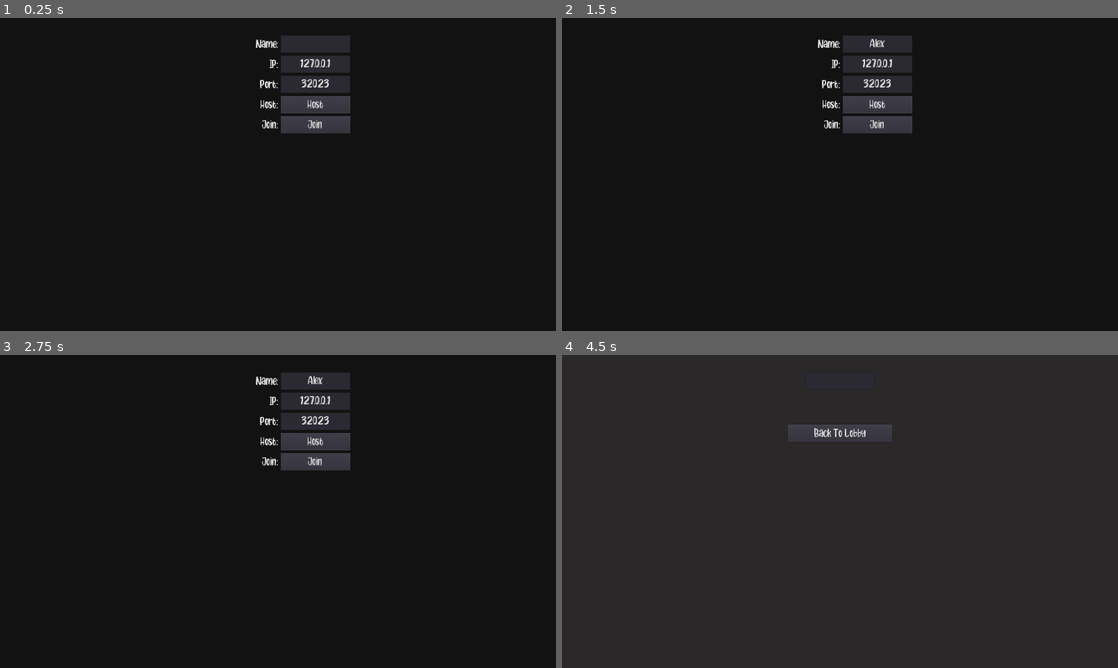
Above: before the commit, frames 1-4 (two rows, left to right).
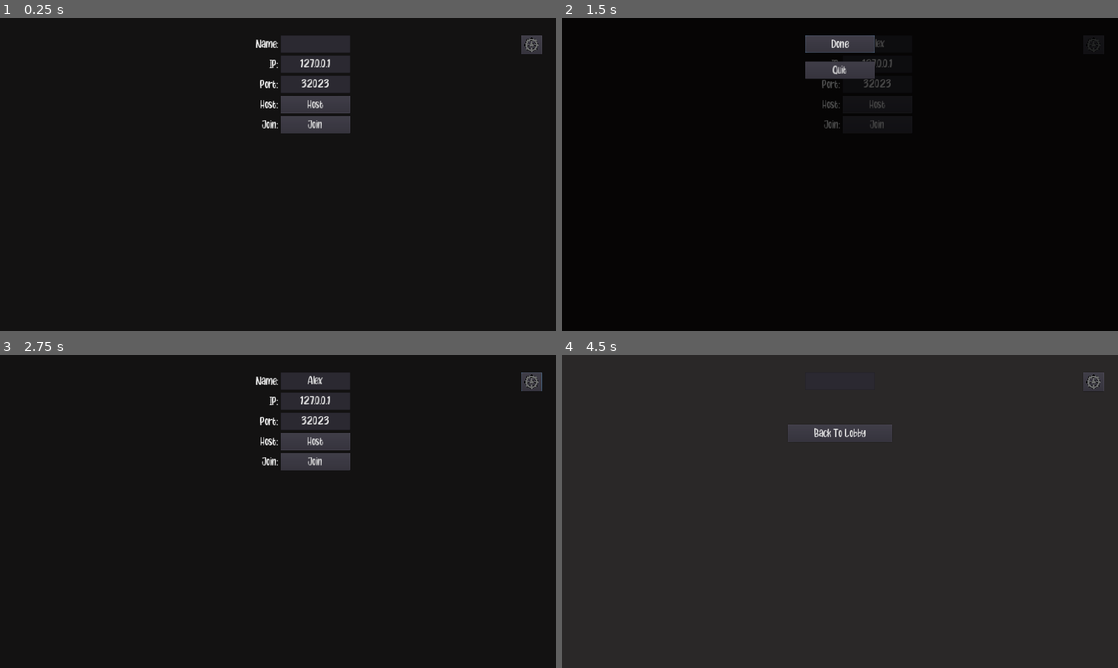
Above: after the commit, the same moments.

Repository: Scienceboy999/Battleship
Game: Godot game, scene res://Lobby/Lobby.tscn
Same seed, same stepped clock (60 frames per second), same inputs: the game is played once before the commit and once after it.
Inputs (mouse positions are in pixels of both pictures, inside the frame that each line leads up to):
- Up to frame 1 (0.25 s): no input
- Up to frame 2 (1.5 s): click (878, 43) at 0.52 s; type "Alex" at 0.6 s; click (1095, 46) at 1.27 s
- Up to frame 3 (2.75 s): click (278, 380) at 2 s, where only the run after the commit has a clickable "Done"
- Up to frame 4 (4.5 s): click "Host" at 2.75 s; click "Back To Lobby" at 3.5 s; click "Join" at 4.25 s

The runs differ from the first frame. In frame 1, 0.2% of the frame differs, in the area x 93-98%, y 5-12%; in frame 2, 3.9%, in the area x 43-63%, y 5-37%; in frame 3, 0.2%; in frame 4, 0.2%.

Commit message:
Added Settings and quit

Diff:
--- a/Game/Game.gd
+++ b/Game/Game.gd
@@ -309,3 +309,7 @@
 
 sync func backToLobby() -> void:
 	get_tree().change_scene("res://Lobby/Lobby.tscn")
+
+
+func _on_SettingsButton_pressed() -> void:
+	$Settings.popup_centered()
--- a/Game/Game.tscn
+++ b/Game/Game.tscn
@@ -7,6 +7,8 @@
 [ext_resource path="res://Game/MarkerTileset.tres" type="TileSet" id=5]
 [ext_resource path="res://Game/CursorTileset.tres" type="TileSet" id=6]
 [ext_resource path="res://Game/FireEffects.tscn" type="PackedScene" id=7]
+[ext_resource path="res://Assetts/Icons/settingsIcon.png" type="Texture" id=8]
+[ext_resource path="res://Settings/Settings.tscn" type="PackedScene" id=9]
 
 [node name="Game" type="Node2D"]
 script = ExtResource( 4 )
@@ -231,8 +233,22 @@
 margin_right = 1600.0
 margin_bottom = 128.0
 text = "Back To Lobby"
+
+[node name="SettingsButton" type="Button" parent="."]
+margin_left = 1920.0
+margin_top = 64.0
+margin_right = 1996.0
+margin_bottom = 134.0
+icon = ExtResource( 8 )
+__meta__ = {
+"_edit_use_anchors_": false
+}
+
+[node name="Settings" parent="." instance=ExtResource( 9 )]
+visible = false
 [connection signal="pressed" from="P1Panel/P2Fire" to="." method="_on_P2Fire_pressed"]
 [connection signal="pressed" from="P2Panel/P1Fire" to="." method="_on_P1Fire_pressed"]
 [connection signal="timeout" from="ControlPanel/Timer" to="." method="_on_Timer_timeout"]
 [connection signal="pressed" from="ControlPanel/RestartButton" to="." method="_on_RestartButton_pressed"]
 [connection signal="pressed" from="ControlPanel/BackToLobbyButton" to="." method="_on_BackToLobbyButton_pressed"]
+[connection signal="pressed" from="SettingsButton" to="." method="_on_SettingsButton_pressed"]
--- a/Lobby/Lobby.gd
+++ b/Lobby/Lobby.gd
@@ -19,3 +19,6 @@
 	Network.selected_PORT = int($ColorRect/VBoxContainer/PortEdit.text)
 	Network.connectToServer($ColorRect/VBoxContainer/NameEdit.text)
 	$WaitingRoom.popup_centered()
+
+func _on_SettingsButton_pressed() -> void:
+	$Settings.popup_centered()
--- a/Lobby/Lobby.tscn
+++ b/Lobby/Lobby.tscn
@@ -1,8 +1,10 @@
-[gd_scene load_steps=4 format=2]
+[gd_scene load_steps=6 format=2]
 
 [ext_resource path="res://Assetts/Theme/defaultTheme.tres" type="Theme" id=1]
 [ext_resource path="res://Lobby/Lobby.gd" type="Script" id=2]
 [ext_resource path="res://Lobby/WaitingRoom.tscn" type="PackedScene" id=3]
+[ext_resource path="res://Assetts/Icons/settingsIcon.png" type="Texture" id=4]
+[ext_resource path="res://Settings/Settings.tscn" type="PackedScene" id=5]
 
 [node name="Lobby" type="Control"]
 anchor_right = 1.0
@@ -129,7 +131,21 @@
 margin_bottom = 360.0
 text = "Join"
 
+[node name="SettingsButton" type="Button" parent="ColorRect"]
+margin_left = 1920.0
+margin_top = 64.0
+margin_right = 1996.0
+margin_bottom = 134.0
+icon = ExtResource( 4 )
+__meta__ = {
+"_edit_use_anchors_": false
+}
+
 [node name="WaitingRoom" parent="." instance=ExtResource( 3 )]
+visible = false
+
+[node name="Settings" parent="." instance=ExtResource( 5 )]
 visible = false
 [connection signal="pressed" from="ColorRect/VBoxContainer/HostButton" to="." method="_on_HostButton_pressed"]
 [connection signal="pressed" from="ColorRect/VBoxContainer/JoinButton" to="." method="_on_JoinButton_pressed"]
+[connection signal="pressed" from="ColorRect/SettingsButton" to="." method="_on_SettingsButton_pressed"]
--- a/Lobby/WaitingRoom.gd
+++ b/Lobby/WaitingRoom.gd
@@ -23,3 +23,6 @@
 
 sync func backToLobby() -> void:
 	get_tree().change_scene("res://Lobby/Lobby.tscn")
+
+func _on_SettingsButton_pressed() -> void:
+	$ColorRect/Settings.popup_centered()
--- a/Lobby/WaitingRoom.tscn
+++ b/Lobby/WaitingRoom.tscn
@@ -1,7 +1,9 @@
-[gd_scene load_steps=3 format=2]
+[gd_scene load_steps=5 format=2]
 
 [ext_resource path="res://Assetts/Theme/defaultTheme.tres" type="Theme" id=1]
 [ext_resource path="res://Lobby/WaitingRoom.gd" type="Script" id=2]
+[ext_resource path="res://Assetts/Icons/settingsIcon.png" type="Texture" id=3]
+[ext_resource path="res://Settings/Settings.tscn" type="PackedScene" id=4]
 
 [node name="WaitingRoom" type="Popup" groups=[
 "waitingRoom",
@@ -53,5 +55,18 @@
 __meta__ = {
 "_edit_use_anchors_": false
 }
+
+[node name="SettingsButton" type="Button" parent="ColorRect"]
+margin_left = 1920.0
+margin_top = 64.0
+margin_right = 1996.0
+margin_bottom = 134.0
+icon = ExtResource( 3 )
+__meta__ = {
+"_edit_use_anchors_": false
+}
+
+[node name="Settings" parent="ColorRect" instance=ExtResource( 4 )]
 [connection signal="pressed" from="ColorRect/backToLobbyButton" to="." method="_on_backToLobbyButton_pressed"]
 [connection signal="pressed" from="ColorRect/StartButton" to="." method="_on_StartButton_pressed"]
+[connection signal="pressed" from="ColorRect/SettingsButton" to="." method="_on_SettingsButton_pressed"]
--- a/Placer/Placer.gd
+++ b/Placer/Placer.gd
@@ -211,3 +211,6 @@
 		if child is Button:
 			child.disabled = true
 	Network.finishedPlacing(boats)
+
+func _on_SettingsButton_pressed() -> void:
+	$Settings.popup_centered()
--- a/Placer/Placer.tscn
+++ b/Placer/Placer.tscn
@@ -1,9 +1,11 @@
-[gd_scene load_steps=6 format=2]
+[gd_scene load_steps=8 format=2]
 
 [ext_resource path="res://Board/Board.tscn" type="PackedScene" id=1]
 [ext_resource path="res://Assetts/Theme/defaultTheme.tres" type="Theme" id=2]
 [ext_resource path="res://Assetts/Boats/Ships.png" type="Texture" id=3]
 [ext_resource path="res://Placer/Placer.gd" type="Script" id=4]
+[ext_resource path="res://Assetts/Icons/settingsIcon.png" type="Texture" id=5]
+[ext_resource path="res://Settings/Settings.tscn" type="PackedScene" id=6]
 
 [sub_resource type="TileSet" id=1]
 0/name = "Ships.png 0"
@@ -375,6 +377,19 @@
 __meta__ = {
 "_edit_use_anchors_": false
 }
+
+[node name="SettingsButton" type="Button" parent="."]
+margin_left = 1920.0
+margin_top = 64.0
+margin_right = 1996.0
+margin_bottom = 134.0
+icon = ExtResource( 5 )
+__meta__ = {
+"_edit_use_anchors_": false
+}
+
+[node name="Settings" parent="." instance=ExtResource( 6 )]
+visible = false
 [connection signal="pressed" from="Control/Panel/GridContainer/PlaceAll" to="." method="_on_PlaceAll_pressed"]
 [connection signal="pressed" from="Control/Panel/GridContainer/ClearAll" to="." method="_on_ClearAll_pressed"]
 [connection signal="pressed" from="Control/Panel/GridContainer/PlaceCarrier" to="." method="_on_PlaceCarrier_pressed"]
@@ -388,3 +403,4 @@
 [connection signal="pressed" from="Control/Panel/GridContainer/PlacePatrolBoat" to="." method="_on_PlacePatrolBoat_pressed"]
 [connection signal="pressed" from="Control/Panel/GridContainer/ClearPatrolBoat" to="." method="_on_ClearPatrolBoat_pressed"]
 [connection signal="pressed" from="Control/Panel/DoneButton" to="." method="_on_DoneButton_pressed"]
+[connection signal="pressed" from="SettingsButton" to="." method="_on_SettingsButton_pressed"]
--- /dev/null
+++ b/Settings/Settings.gd
@@ -0,0 +1,11 @@
+extends Popup
+
+func _input(event: InputEvent) -> void:
+	if Input.is_action_just_pressed("escape"):
+		_on_DoneButton_pressed()
+
+func _on_DoneButton_pressed() -> void:
+	hide()
+
+func _on_QuitButton_pressed() -> void:
+	get_tree().quit()
--- /dev/null
+++ b/Settings/Settings.tscn
@@ -0,0 +1,47 @@
+[gd_scene load_steps=3 format=2]
+
+[ext_resource path="res://Assetts/Theme/defaultTheme.tres" type="Theme" id=1]
+[ext_resource path="res://Settings/Settings.gd" type="Script" id=2]
+
+[node name="Settings" type="Popup"]
+visible = true
+anchor_right = 1.0
+anchor_bottom = 1.0
+theme = ExtResource( 1 )
+script = ExtResource( 2 )
+__meta__ = {
+"_edit_use_anchors_": false
+}
+
+[node name="ColorRect" type="ColorRect" parent="."]
+anchor_right = 1.0
+anchor_bottom = 1.0
+color = Color( 0, 0, 0, 0.686275 )
+__meta__ = {
+"_edit_use_anchors_": false
+}
+
+[node name="GridContainer" type="GridContainer" parent="ColorRect"]
+margin_left = 896.0
+margin_top = 64.0
+margin_right = 1152.0
+margin_bottom = 64.0
+custom_constants/vseparation = 32
+__meta__ = {
+"_edit_use_anchors_": false
+}
+
+[node name="DoneButton" type="Button" parent="ColorRect/GridContainer"]
+margin_right = 256.0
+margin_bottom = 64.0
+rect_min_size = Vector2( 256, 64 )
+text = "Done"
+
+[node name="QuitButton" type="Button" parent="ColorRect/GridContainer"]
+margin_top = 96.0
+margin_right = 256.0
+margin_bottom = 160.0
+rect_min_size = Vector2( 256, 64 )
+text = "Quit"
+[connection signal="pressed" from="ColorRect/GridContainer/DoneButton" to="." method="_on_DoneButton_pressed"]
+[connection signal="pressed" from="ColorRect/GridContainer/QuitButton" to="." method="_on_QuitButton_pressed"]
--- a/project.godot
+++ b/project.godot
@@ -69,3 +69,8 @@
 "events": [ Object(InputEventKey,"resource_local_to_scene":false,"resource_name":"","device":0,"alt":false,"shift":false,"control":false,"meta":false,"command":false,"pressed":false,"scancode":82,"unicode":0,"echo":false,"script":null)
  ]
 }
+escape={
+"deadzone": 0.5,
+"events": [ Object(InputEventKey,"resource_local_to_scene":false,"resource_name":"","device":0,"alt":false,"shift":false,"control":false,"meta":false,"command":false,"pressed":false,"scancode":16777217,"unicode":0,"echo":false,"script":null)
+ ]
+}
Binary file added: Assetts/Icons/settingsIcon.png
Not shown, added: Assetts/Icons/settingsIcon.png.import
Not shown: 1 places in Game/Game.tscn that only renumber resources
